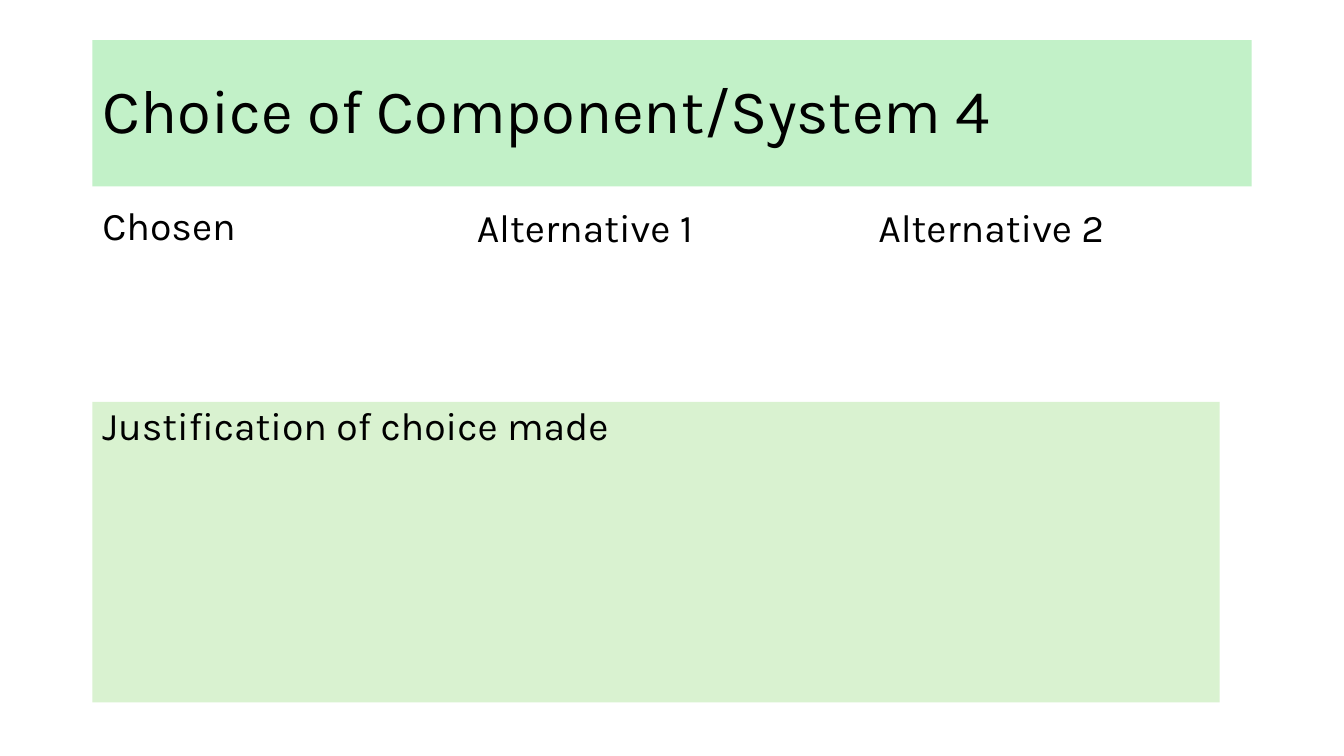
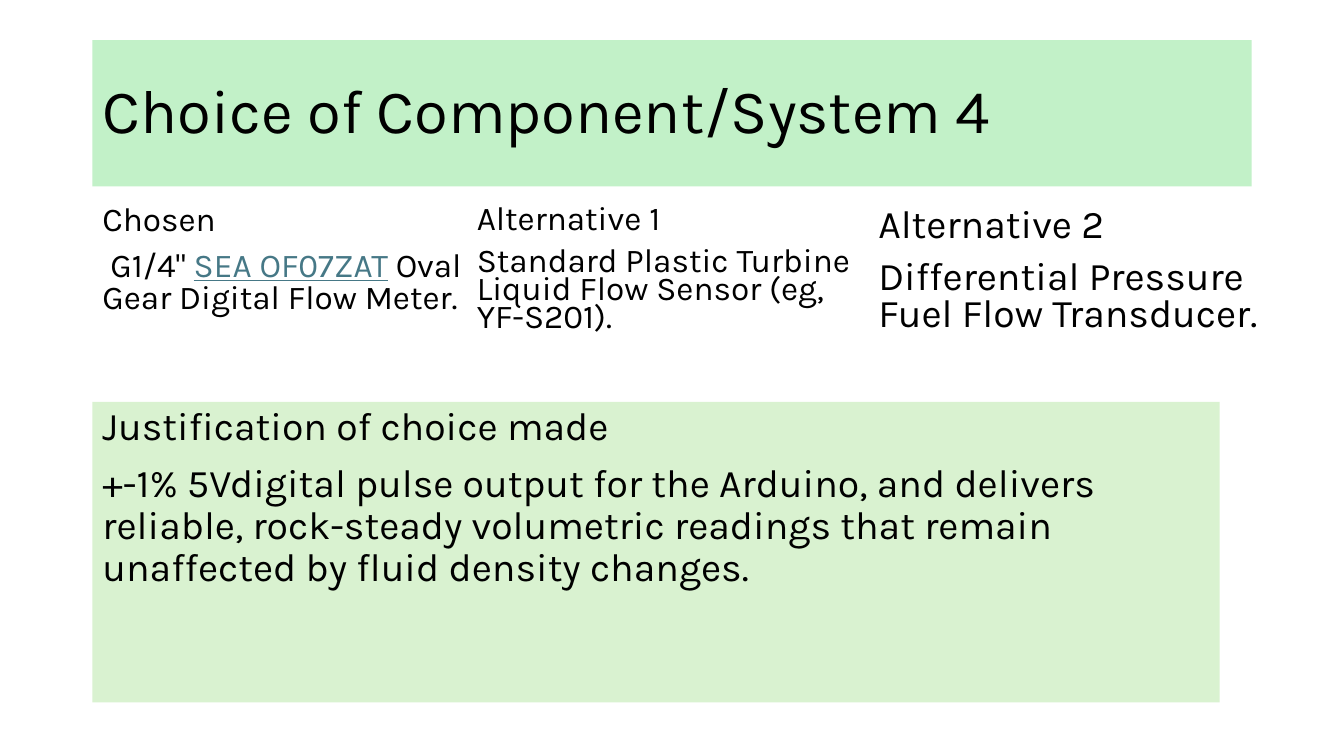
Before and after one commit to Heinrich70/Heinrich-13-Di-70cc-hybrid-pitbike, a slide deck: slide 19 of AS91904 Electronics your name.pptx. Drawn at 1344x756 pixels with LibreOffice and Linux fonts; fonts in the diff are those of the drawing. Boxes give left, top, right and bottom in pixels: in the first picture for what was removed or moved away, otherwise in the second. Text is boxed around its words. In the diff, an @@ line names an element or a change of style, - is before the commit and + after.

```diff
--- a/AS91904 Electronics your name.pptx
+++ b/AS91904 Electronics your name.pptx
@@ text at [102,208,215,232]: size 28 to 23.8 pt in "Chosen"; line spacing 0.9 to 0.8 @@
@@ text at [477,207,660,231]: size 28 to 23.8 pt in "Alternative 1"; line spacing 0.9 to 0.7 @@
@@ text at [878,211,1104,239]: line spacing 0.9 to 0.8 @@
@@ text at [102,252,462,317]: paragraph added @@
+G1/4" SEA OF07ZAT Oval Gear Digital Flow Meter.
@@ text at [477,249,850,332]: paragraph added @@
+Standard Plastic Turbine Liquid Flow Sensor (eg, YF-S201).
@@ text at [878,263,1257,328]: paragraph added @@
+Differential Pressure Fuel Flow Transducer.
@@ text in rectangle at [102,470,1095,591]: paragraph added @@
++-1% 5Vdigital pulse output for the Arduino, and delivers reliable, rock-steady volumetric readings that remain unaffected by fluid density changes.
```
Also in this commit, not shown: 15 other slides changed.
